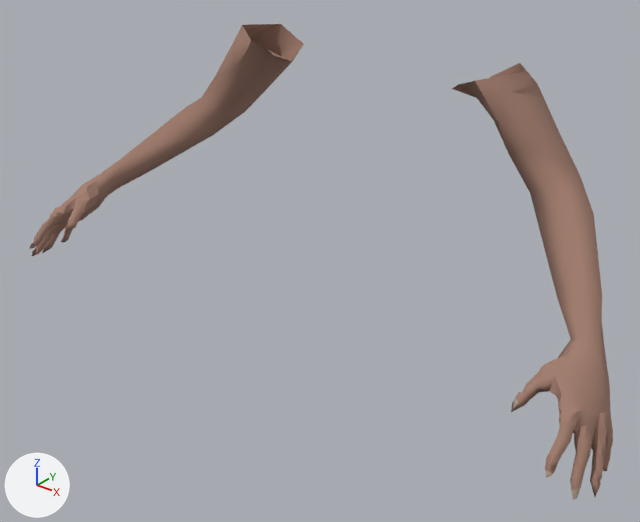
The Blender file ScoopsField/res/models/viewmodel.blend as it was, and as the next commit left it.
The view is the same before and after, from a 50 mm lens placed at (0.733, -1.048, 0.105), pointed at (0.031, -0.17, -0.439). Lighting does not change. The marker at lower left points along +X, +Y and +Z. The first picture is the older version.

Names of what the first picture shows: 'Viewmodel'.
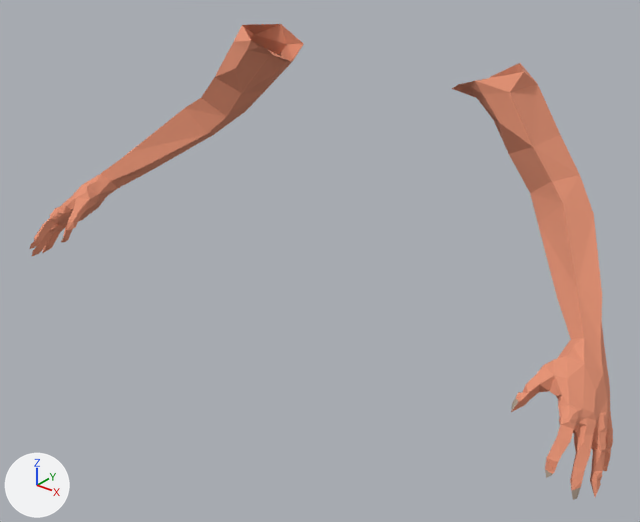
Boxes (x1, y1, x2, y2) around the edits, measured in the pictures (640 x 522 px):
'Viewmodel', recoloured, shading changed
    both: (30, 24, 613, 497)
part 1 of me_base_002, shading changed
    both: (30, 24, 613, 497)
part 2 of me_base_002, shading changed
    both: (30, 24, 613, 497)

Edits to the bpy script that builds the scene:
```text
Change mat_material_004:
    mat_material_004.base_color: (0.374, 0.216, 0.164) -> (0.807, 0.301, 0.181)  # beige #a58071 -> beige #e89576
Change me_base_002:
    where me_base_002.from_pydata(...)  # 1142 vertices, 1294 faces; spans x -0.496..0.496, y -0.321..0.037, z -0.545..-0.166
    used by ob_viewmodel; location = (0.0, 0.0, 0.0)
    me_base_002 part 1: all faces are now shaded flat (1294 of 1294 changed)
    me_base_002 part 2: edges marked sharp go from 1046 to 0
```
